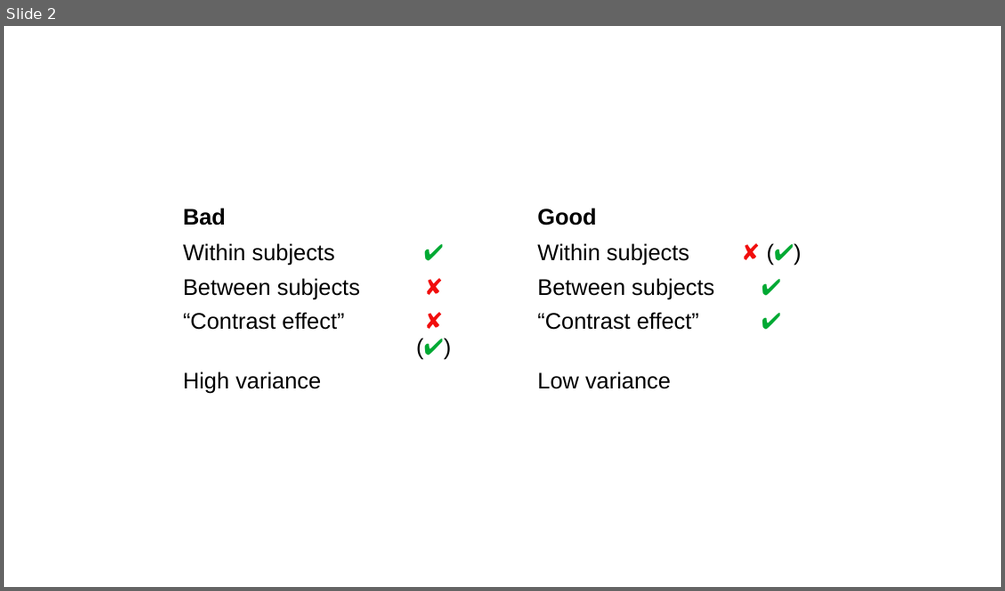
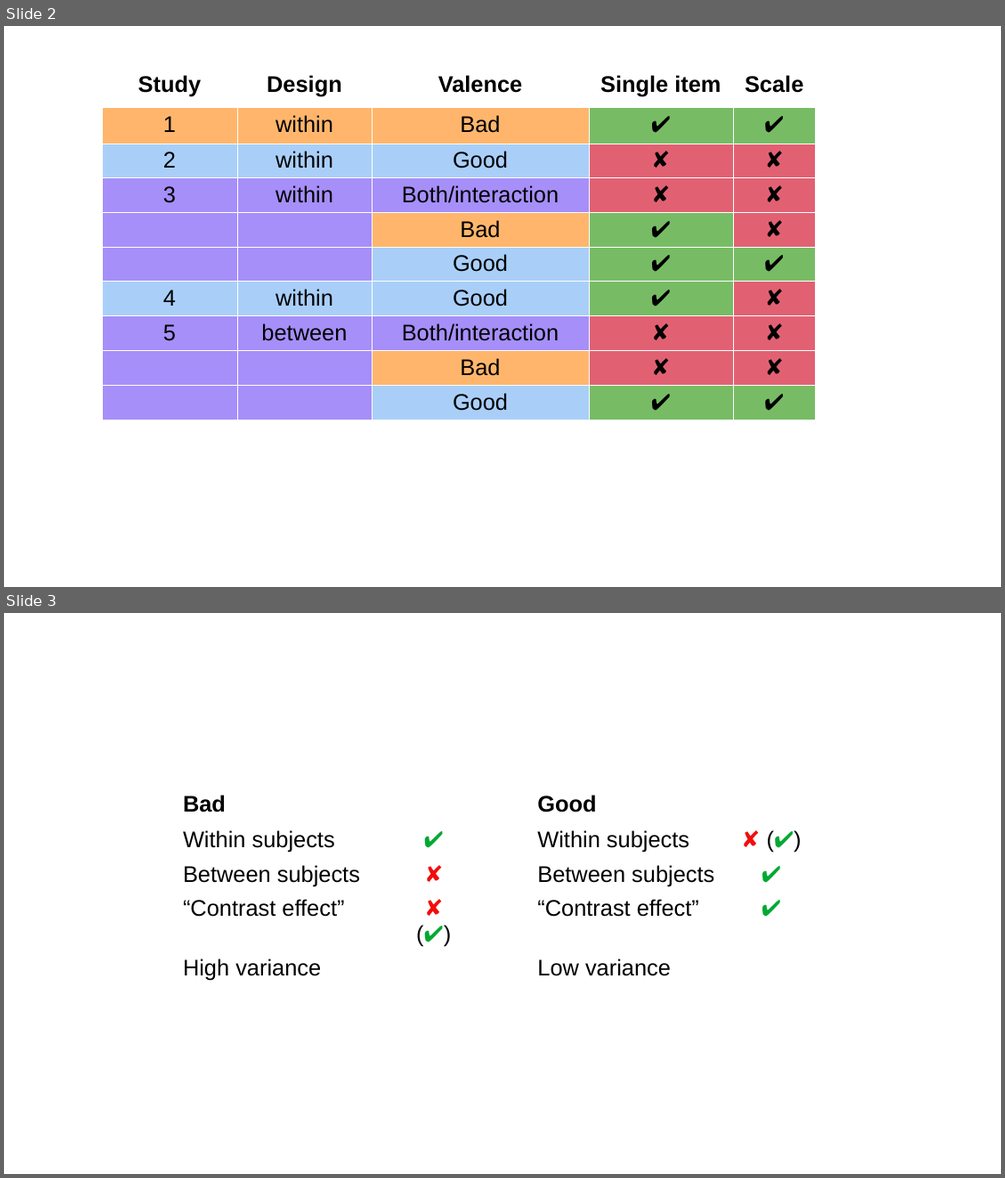
Before and after one commit to cillianmiltown/moral_dilution_online, a slide deck: resources/images/tables.odp. Shown one above the other, each under a label of ours: slide 2 before the commit, slides 2 and 3 after it. The pictures are 1005x591 and 1005x1178 pixels, drawn with LibreOffice and Linux fonts; fonts in the diff are those of the drawing. Boxes give left, top, right and bottom in pixels: in the first picture for what was removed or moved away, otherwise in the second. Text is boxed around its words. In the diff, an @@ line names an element or a change of style, - is before the commit and + after.

```diff
--- a/resources/images/tables.odp
+++ b/resources/images/tables.odp
@@ slide 2 added at (4, 26, 1001, 587), background #FFFFFF @@
@@ table added at (102, 68, 816, 420), 10 rows, 5 columns @@
+Study | Design | Valence | Single item | Scale
+1 | within | Bad | ✔ | ✔
+2 | within | Good | ✘ | ✘
+3 | within | Both/interaction | ✘ | ✘
+ |  | Bad | ✔ | ✘
+ |  | Good | ✔ | ✔
+4 | within | Good | ✔ | ✘
+5 | between | Both/interaction | ✘ | ✘
+ |  | Bad | ✘ | ✘
+ |  | Good | ✔ | ✔
@@ what was slide 2 is now slide 3 @@
```
Also in this commit, not shown: 1 slide changed, 36 other files.
